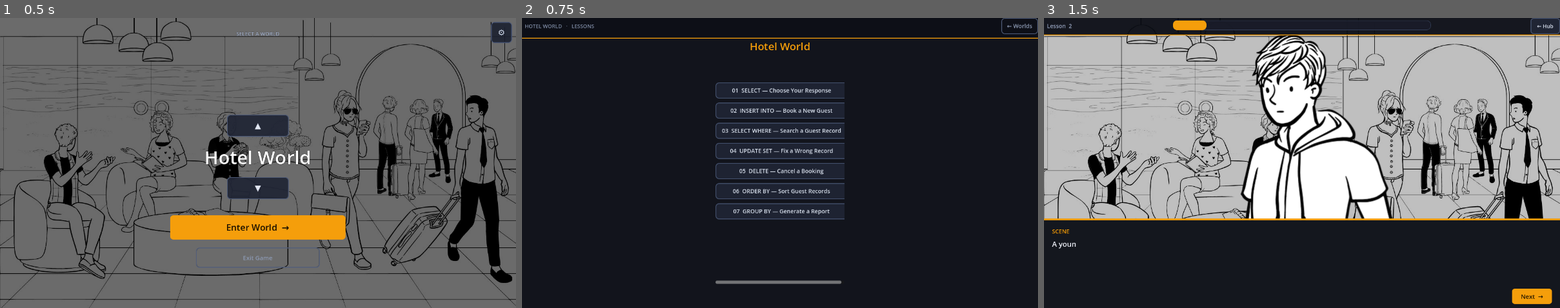
Above: before the commit, frames 1-3 (left to right).
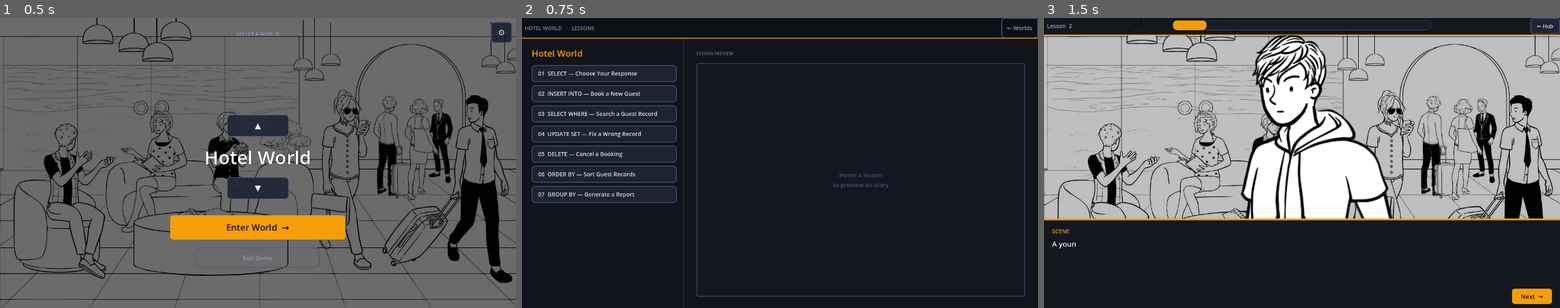
Above: after the commit, the same moments.

Repository: EricNathanCode/C.L.E.D
Game: Godot game, scene res://scene/Main.tscn
Same seed, same stepped clock (60 frames per second), same inputs: the game is played once before the commit and once after it.
Inputs:
- Up to frame 1 (0.5 s): no input
- Up to frame 2 (0.75 s): click "Enter World →" at 0.5 s
- Up to frame 3 (1.5 s): click "02 INSERT INTO — Book a New G…" at 1.25 s

Frame 1 is identical in both runs. In frame 2, 7.1% of the frame differs, in the area x 0-100%, y 2-100%; in frame 3, nothing differs.

Commit message:
Phase 23
Comic Panel Added on Level Section

Diff:
--- a/c.l.e.d/scene/DashboardScreen.tscn
+++ b/c.l.e.d/scene/DashboardScreen.tscn
@@ -11,7 +11,7 @@
 [node name="TopBar" type="HBoxContainer" parent="."]
 anchors_preset = 10
 anchor_right = 1.0
-offset_bottom = 40
+offset_bottom = 50
 
 [node name="ScreenLabel" type="Label" parent="TopBar"]
 text = "Dashboard"
@@ -20,27 +20,76 @@
 [node name="ChangeWorldButton" type="Button" parent="TopBar"]
 text = "Change World"
 
-[node name="WorldTitle" type="Label" parent="."]
+[node name="ContentRow" type="HBoxContainer" parent="."]
 layout_mode = 0
-anchor_left = 0.0
-anchor_top = 0.0
 anchor_right = 1.0
-anchor_bottom = 0.0
-offset_top = 45.0
-offset_bottom = 95.0
-horizontal_alignment = 1
-vertical_alignment = 1
+anchor_bottom = 1.0
+offset_top = 52.0
+theme_override_constants/separation = 0
+
+[node name="LeftPanel" type="VBoxContainer" parent="ContentRow"]
+custom_minimum_size = Vector2(400, 0)
+size_flags_horizontal = 0
+size_flags_vertical = 3
+theme_override_constants/separation = 10
+
+[node name="LeftPad" type="MarginContainer" parent="ContentRow/LeftPanel"]
+size_flags_horizontal = 3
+size_flags_vertical = 0
+theme_override_constants/margin_left = 24
+theme_override_constants/margin_right = 16
+theme_override_constants/margin_top = 20
+theme_override_constants/margin_bottom = 4
+
+[node name="WorldTitle" type="Label" parent="ContentRow/LeftPanel/LeftPad"]
+layout_mode = 2
 text = ""
 
-[node name="CenterContainer" type="CenterContainer" parent="."]
-anchors_preset = 15
-anchor_right = 1.0
-anchor_bottom = 1.0
-offset_top = 100
+[node name="ListPad" type="MarginContainer" parent="ContentRow/LeftPanel"]
+size_flags_horizontal = 3
+size_flags_vertical = 3
+theme_override_constants/margin_left = 24
+theme_override_constants/margin_right = 16
+theme_override_constants/margin_top = 0
+theme_override_constants/margin_bottom = 20
 
-[node name="ScrollContainer" type="ScrollContainer" parent="CenterContainer"]
-custom_minimum_size = Vector2(320, 500)
+[node name="ScrollContainer" type="ScrollContainer" parent="ContentRow/LeftPanel/ListPad"]
+size_flags_horizontal = 3
+size_flags_vertical = 3
 
-[node name="LessonList" type="VBoxContainer" parent="CenterContainer/ScrollContainer"]
+[node name="LessonList" type="VBoxContainer" parent="ContentRow/LeftPanel/ListPad/ScrollContainer"]
 size_flags_horizontal = 3
-theme_override_constants/separation = 10
+theme_override_constants/separation = 8
+
+[node name="Divider" type="ColorRect" parent="ContentRow"]
+custom_minimum_size = Vector2(1, 0)
+size_flags_vertical = 3
+color = Color(0.22, 0.26, 0.36, 1.0)
+
+[node name="RightPanel" type="VBoxContainer" parent="ContentRow"]
+size_flags_horizontal = 3
+size_flags_vertical = 3
+theme_override_constants/separation = 0
+
+[node name="RightPad" type="MarginContainer" parent="ContentRow/RightPanel"]
+size_flags_horizontal = 3
+size_flags_vertical = 3
+theme_override_constants/margin_left = 32
+theme_override_constants/margin_right = 32
+theme_override_constants/margin_top = 28
+theme_override_constants/margin_bottom = 28
+
+[node name="PreviewArea" type="VBoxContainer" parent="ContentRow/RightPanel/RightPad"]
+size_flags_horizontal = 3
+size_flags_vertical = 3
+theme_override_constants/separation = 16
+
+[node name="PreviewTitle" type="Label" parent="ContentRow/RightPanel/RightPad/PreviewArea"]
+layout_mode = 2
+horizontal_alignment = 0
+text = "LESSON PREVIEW"
+
+[node name="ComicStrip" type="VBoxContainer" parent="ContentRow/RightPanel/RightPad/PreviewArea"]
+size_flags_horizontal = 3
+size_flags_vertical = 3
+theme_override_constants/separation = 6
--- a/c.l.e.d/scripts/DashboardScreen.gd
+++ b/c.l.e.d/scripts/DashboardScreen.gd
@@ -1,5 +1,14 @@
 extends Control
 
+# ── Data script paths for comic-strip previews ────────────
+const _DATA_PATHS: Dictionary = {
+	"hotel":   "res://scripts/data/HotelData.gd",
+	"cafe":    "res://scripts/data/CafeData.gd",
+	"police":  "res://scripts/data/PoliceData.gd",
+	"library": "res://scripts/data/LibraryData.gd",
+}
+
+# ── Lesson metadata ───────────────────────────────────────
 const HOTEL_LESSONS  := [1, 2, 3, 4, 5, 6, 7]
 const CAFE_LESSONS   := ["C1", "C2", "C3", "C4", "C5", "C6", "C7"]
 const POLICE_LESSONS := ["P1", "P2", "P3", "P4", "P5", "P6", "P7"]
@@ -14,7 +23,6 @@
 	6: "ORDER BY — Sort Guest Records",
 	7: "GROUP BY — Generate a Report",
 }
-
 const CAFE_NAMES: Dictionary = {
 	"C1": "SELECT — Take the Order",
 	"C2": "INSERT INTO — Log a New Order",
@@ -24,7 +32,6 @@
 	"C6": "DELETE — Cancel an Order",
 	"C7": "ORDER BY — Sort the Menu Items",
 }
-
 const POLICE_NAMES: Dictionary = {
 	"P1": "SELECT — Handle a Citizen Report",
 	"P2": "INSERT INTO — Log a New Case",
@@ -34,7 +41,6 @@
 	"P6": "ORDER BY — Sort Cases by Priority",
 	"P7": "GROUP BY — Crime Category Report",
 }
-
 const LIBRARY_NAMES: Dictionary = {
 	"L1": "SELECT — Help a Visitor",
 	"L2": "INSERT INTO — Register a New Borrower",
@@ -44,7 +50,6 @@
 	"L6": "ORDER BY — Sort Books Alphabetically",
 	"L7": "GROUP BY — Books by Genre Report",
 }
-
 const WORLD_DISPLAY: Dictionary = {
 	"hotel":   "Hotel World",
 	"cafe":    "Cafe World",
@@ -52,63 +57,69 @@
 	"library": "Library",
 }
 
+# ── Node refs ─────────────────────────────────────────────
+@onready var _screen_lbl    := $TopBar/ScreenLabel
+@onready var _back_btn      := $TopBar/ChangeWorldButton
+@onready var _world_title   := $ContentRow/LeftPanel/LeftPad/WorldTitle
+@onready var _lesson_list   := $ContentRow/LeftPanel/ListPad/ScrollContainer/LessonList
+@onready var _preview_title := $ContentRow/RightPanel/RightPad/PreviewArea/PreviewTitle
+@onready var _comic_strip   := $ContentRow/RightPanel/RightPad/PreviewArea/ComicStrip
+
 func _ready() -> void:
 	# Full dark background
 	var bg := ColorRect.new()
-	bg.color = Color(0.07, 0.08, 0.11, 1.0)
+	bg.color        = Color(0.07, 0.08, 0.11, 1.0)
 	bg.anchor_right  = 1.0
 	bg.anchor_bottom = 1.0
 	bg.mouse_filter  = Control.MOUSE_FILTER_IGNORE
 	bg.z_index       = -10
 	add_child(bg)
 
-	# Top bar background strip
+	# Top bar bg strip
 	var tb_bg := ColorRect.new()
-	tb_bg.color        = Color(0.05, 0.06, 0.09, 1.0)
-	tb_bg.anchor_right = 1.0
+	tb_bg.color         = Color(0.05, 0.06, 0.09, 1.0)
+	tb_bg.anchor_right  = 1.0
 	tb_bg.offset_bottom = 50.0
-	tb_bg.mouse_filter = Control.MOUSE_FILTER_IGNORE
-	tb_bg.z_index      = -1
+	tb_bg.mouse_filter  = Control.MOUSE_FILTER_IGNORE
+	tb_bg.z_index       = -1
 	add_child(tb_bg)
 
-	# Top bar bottom accent line
+	# Top bar amber accent line
 	var tb_line := ColorRect.new()
-	tb_line.color        = Color("#F59E0B")
-	tb_line.anchor_right = 1.0
-	tb_line.offset_top   = 49.0
+	tb_line.color         = Color("#F59E0B")
+	tb_line.anchor_right  = 1.0
+	tb_line.offset_top    = 49.0
 	tb_line.offset_bottom = 51.0
-	tb_line.mouse_filter = Control.MOUSE_FILTER_IGNORE
-	tb_line.z_index      = -1
+	tb_line.mouse_filter  = Control.MOUSE_FILTER_IGNORE
+	tb_line.z_index       = -1
 	add_child(tb_line)
 
-	$TopBar/ChangeWorldButton.pressed.connect(_on_change_world)
-
-	# Style TopBar content
-	$TopBar/ScreenLabel.add_theme_font_size_override("font_size", 13)
-	$TopBar/ScreenLabel.add_theme_color_override("font_color", Color(0.50, 0.55, 0.65))
-
-	_style_btn($TopBar/ChangeWorldButton, "ghost", 14)
-	$TopBar/ChangeWorldButton.text = "← Worlds"
+	_back_btn.pressed.connect(_on_change_world)
+	_style_btn(_back_btn, "ghost", 14)
+	_back_btn.text = "← Worlds"
+
+	_screen_lbl.add_theme_font_size_override("font_size", 13)
+	_screen_lbl.add_theme_color_override("font_color", Color(0.50, 0.55, 0.65))
+
+	# Preview title styling
+	_preview_title.add_theme_font_size_override("font_size", 11)
+	_preview_title.add_theme_color_override("font_color", Color(0.40, 0.45, 0.58))
+	_preview_title.add_theme_constant_override("outline_size", 0)
+
 
 func _on_change_world() -> void:
 	get_tree().root.get_node("Main").show_screen("world_select")
 
 func build_lessons() -> void:
-	var list := $CenterContainer/ScrollContainer/LessonList
-
-	for child in list.get_children():
+	for child in _lesson_list.get_children():
 		child.queue_free()
 
-	# Update TopBar label with current world
 	var world_label: String = WORLD_DISPLAY.get(GameManager.world, GameManager.world.capitalize()).to_upper()
-	$TopBar/ScreenLabel.text = "  " + world_label + "   ·   LESSONS"
-
-	# World title — amber accent header
-	$WorldTitle.text = WORLD_DISPLAY.get(GameManager.world, GameManager.world.capitalize())
-	$WorldTitle.add_theme_font_size_override("font_size", 26)
-	$WorldTitle.add_theme_color_override("font_color", Color("#F59E0B"))
-	$WorldTitle.add_theme_constant_override("outline_size", 1)
-	$WorldTitle.add_theme_color_override("font_outline_color", Color(0, 0, 0, 0.6))
+	_screen_lbl.text = "  " + world_label + "   ·   LESSONS"
+
+	_world_title.text = WORLD_DISPLAY.get(GameManager.world, GameManager.world.capitalize())
+	_world_title.add_theme_font_size_override("font_size", 22)
+	_world_title.add_theme_color_override("font_color", Color("#F59E0B"))
 
 	var ids: Array
 	var names: Dictionary
@@ -126,15 +137,279 @@
 		btn.text = "%02d  " % num + names.get(id, "Lesson " + str(id))
 		btn.size_flags_horizontal = Control.SIZE_EXPAND_FILL
 		btn.text_overrun_behavior = TextServer.OVERRUN_NO_TRIMMING
+		btn.alignment = HORIZONTAL_ALIGNMENT_LEFT
 		var captured_id = id
 		btn.pressed.connect(func():
 			GameManager.lesson_id = captured_id
 			get_tree().root.get_node("Main").show_screen("game")
 		)
+		btn.mouse_entered.connect(func(): _show_preview(captured_id))
 		_style_btn(btn, "secondary", 14)
-		list.add_child(btn)
-
-# ── 3-variant button style ────────────────────────────
+		_lesson_list.add_child(btn)
+
+	# Show placeholder until hover
+	_reset_preview()
+
+# ── Comic panel preview ───────────────────────────────────
+func _reset_preview() -> void:
+	for child in _comic_strip.get_children():
+		child.queue_free()
+	# Placeholder panel — styled like a blank comic page
+	var wrap := PanelContainer.new()
+	wrap.size_flags_horizontal = Control.SIZE_EXPAND_FILL
+	wrap.size_flags_vertical   = Control.SIZE_EXPAND_FILL
+	var ws := StyleBoxFlat.new()
+	ws.bg_color = Color(0.08, 0.09, 0.13, 1.0)
+	ws.border_color = Color(0.22, 0.27, 0.38)
+	ws.set_border_width_all(2)
+	ws.set_corner_radius_all(4)
+	wrap.add_theme_stylebox_override("panel", ws)
+	var ph := Label.new()
+	ph.text = "Hover a lesson\nto preview its story"
+	ph.horizontal_alignment = HORIZONTAL_ALIGNMENT_CENTER
+	ph.vertical_alignment   = VERTICAL_ALIGNMENT_CENTER
+	ph.size_flags_horizontal = Control.SIZE_EXPAND_FILL
+	ph.size_flags_vertical   = Control.SIZE_EXPAND_FILL
+	ph.autowrap_mode = TextServer.AUTOWRAP_WORD_SMART
+	ph.add_theme_font_size_override("font_size", 15)
+	ph.add_theme_color_override("font_color", Color(0.28, 0.32, 0.44))
+	wrap.add_child(ph)
+	_comic_strip.add_child(wrap)
+
+func _get_lesson_steps(lesson_id) -> Array:
+	var path: String = _DATA_PATHS.get(GameManager.world, "")
+	if path.is_empty():
+		return []
+	var node = load(path).new()
+	var steps: Array = node.LESSONS.get(lesson_id, [])
+	node.free()
+	return steps
+
+func _collect_frames(lesson_id) -> Array:
+	var steps: Array = _get_lesson_steps(lesson_id)
+	var frames: Array = []
+
+	# Grab scene opener + up to 3 NPC lines, carrying npc sprite path
+	var got_scene := false
+	for step in steps:
+		if step.get("type", "") != "dialogue":
+			continue
+		var ch: String = step.get("char", "")
+		var npc_raw: String = step.get("npc", "")
+		if ch == "scene" and not got_scene:
+			frames.append({ "name": "SCENE", "text": step.get("text", ""), "is_scene": true,  "npc": npc_raw })
+			got_scene = true
+		elif ch != "you" and ch != "scene":
+			frames.append({ "name": step.get("name", ch.to_upper()), "text": step.get("text", ""), "is_scene": false, "npc": npc_raw })
+		if frames.size() >= 4:
+			break
+	return frames
+
+func _load_preview_texture(res_path: String) -> Texture2D:
+	if ResourceLoader.exists(res_path):
+		var tex := ResourceLoader.load(res_path) as Texture2D
+		if tex:
+			return tex
+	return null
+
+func _show_preview(lesson_id) -> void:
+	for child in _comic_strip.get_children():
+		child.queue_free()
+
+	var frames: Array = _collect_frames(lesson_id)
+	if frames.is_empty():
+		_reset_preview()
+		return
+
+	# ── Comic page outer wrapper ──────────────────────────
+	# Outer dark page background
+	var page := PanelContainer.new()
+	page.size_flags_horizontal = Control.SIZE_EXPAND_FILL
+	page.size_flags_vertical   = Control.SIZE_EXPAND_FILL
+	var page_s := StyleBoxFlat.new()
+	page_s.bg_color = Color(0.06, 0.07, 0.10, 1.0)
+	page_s.border_color = Color(0.30, 0.36, 0.50)
+	page_s.set_border_width_all(3)
+	page_s.set_corner_radius_all(6)
+	page_s.content_margin_left   = 8
+	page_s.content_margin_right  = 8
+	page_s.content_margin_top    = 8
+	page_s.content_margin_bottom = 8
+	page.add_theme_stylebox_override("panel", page_s)
+	_comic_strip.add_child(page)
+
+	var rows := VBoxContainer.new()
+	rows.size_flags_horizontal = Control.SIZE_EXPAND_FILL
+	rows.size_flags_vertical   = Control.SIZE_EXPAND_FILL
+	rows.add_theme_constant_override("separation", 6)
+	page.add_child(rows)
+
+	# ── Row layouts — classic comic book grid ─────────────
+	# We have up to 4 frames. Layout:
+	#   Row 1: [panel0 wide (2/3)] [panel1 narrow (1/3)]
+	#   Row 2: [panel2 narrow(1/3)] [panel3 wide (2/3)]
+	#   Row 3: [panel4 full-width]   (only if 5th frame exists)
+
+	var f := frames
+
+	if f.size() >= 2:
+		# Row 1: wide | narrow
+		var row1 := HBoxContainer.new()
+		row1.size_flags_horizontal = Control.SIZE_EXPAND_FILL
+		row1.size_flags_vertical   = Control.SIZE_EXPAND_FILL
+		row1.add_theme_constant_override("separation", 6)
+		rows.add_child(row1)
+		var p0 := _build_comic_panel(f[0], 2.0)
+		var p1 := _build_comic_panel(f[1], 1.0)
+		row1.add_child(p0)
+		row1.add_child(p1)
+
+	if f.size() >= 4:
+		# Row 2: narrow | wide
+		var row2 := HBoxContainer.new()
+		row2.size_flags_horizontal = Control.SIZE_EXPAND_FILL
+		row2.size_flags_vertical   = Control.SIZE_EXPAND_FILL
+		row2.add_theme_constant_override("separation", 6)
+		rows.add_child(row2)
+		var p2 := _build_comic_panel(f[2], 1.0)
+		var p3 := _build_comic_panel(f[3], 2.0)
+		row2.add_child(p2)
+		row2.add_child(p3)
+	elif f.size() == 3:
+		# Row 2: full-width single panel
+		rows.add_child(_build_comic_panel(f[2], 1.0, true))
+	elif f.size() == 1:
+		# Only 1 frame — single wide panel
+		rows.add_child(_build_comic_panel(f[0], 1.0, true))
+
+	# ── CTA strip at bottom ───────────────────────────────
+	var cta := Label.new()
+	cta.text = "Click to start  ▶"
+	cta.horizontal_alignment = HORIZONTAL_ALIGNMENT_RIGHT
+	cta.add_theme_font_size_override("font_size", 11)
+	cta.add_theme_color_override("font_color", Color("#F59E0B"))
+	_comic_strip.add_child(cta)
+
+func _build_comic_panel(frame: Dictionary, stretch: float, full_width: bool = false) -> Control:
+	var is_scene: bool  = frame.get("is_scene", false)
+	var npc_raw: String = frame.get("npc", "")          # e.g. "adult_6/talk"
+	var world: String   = GameManager.world
+
+	# ── Outer border panel ────────────────────────────────
+	var outer := PanelContainer.new()
+	outer.size_flags_horizontal = Control.SIZE_EXPAND_FILL
+	outer.size_flags_vertical   = Control.SIZE_EXPAND_FILL
+	if not full_width:
+		outer.size_flags_stretch_ratio = stretch
+	var ps := StyleBoxFlat.new()
+	ps.bg_color     = Color(0.04, 0.04, 0.06, 1.0)
+	ps.border_color = Color(0.82, 0.86, 0.94)
+	ps.set_border_width_all(3)
+	ps.set_corner_radius_all(0)
+	ps.content_margin_left = 0; ps.content_margin_right  = 0
+	ps.content_margin_top  = 0; ps.content_margin_bottom = 0
+	outer.add_theme_stylebox_override("panel", ps)
+
+	var vbox := VBoxContainer.new()
+	vbox.size_flags_horizontal = Control.SIZE_EXPAND_FILL
+	vbox.size_flags_vertical   = Control.SIZE_EXPAND_FILL
+	vbox.add_theme_constant_override("separation", 0)
+	outer.add_child(vbox)
+
+	# ── Image area (background + NPC layered) ─────────────
+	var img_area := Control.new()
+	img_area.size_flags_horizontal = Control.SIZE_EXPAND_FILL
+	img_area.size_flags_vertical   = Control.SIZE_EXPAND_FILL
+	img_area.clip_contents         = true
+	vbox.add_child(img_area)
+
+	# Background
+	var bg_tex := TextureRect.new()
+	bg_tex.anchor_right  = 1.0
+	bg_tex.anchor_bottom = 1.0
+	bg_tex.expand_mode   = TextureRect.EXPAND_IGNORE_SIZE
+	bg_tex.stretch_mode  = TextureRect.STRETCH_KEEP_ASPECT_COVERED
+	var bg_path := "res://images/backgrounds/BG_" + world + ".png"
+	var bg_t := _load_preview_texture(bg_path)
+	if bg_t:
+		bg_tex.texture = bg_t
+	img_area.add_child(bg_tex)
+
+	# Dark overlay so NPC pops
+	var overlay := ColorRect.new()
+	overlay.anchor_right  = 1.0
+	overlay.anchor_bottom = 1.0
+	overlay.color         = Color(0.0, 0.0, 0.0, 0.30)
+	overlay.mouse_filter  = Control.MOUSE_FILTER_IGNORE
+	img_area.add_child(overlay)
+
+	# NPC sprite — fills width, extends below panel so only upper half is visible (close-up crop)
+	if npc_raw != "":
+		var npc_tex := TextureRect.new()
+		# TextureRect spans 1.6× the panel height starting from top.
+		# CENTERED keeps aspect ratio and auto-pads — character scales to fit the width,
+		# extends below the panel boundary, clip_contents cuts the lower half so we see
+		# the upper body (head → waist) naturally without aggressive zoom.
+		npc_tex.anchor_left   = 0.05
+		npc_tex.anchor_right  = 0.95
+		npc_tex.anchor_top    = 0.0
+		npc_tex.anchor_bottom = 1.6
+		npc_tex.expand_mode   = TextureRect.EXPAND_IGNORE_SIZE
+		npc_tex.stretch_mode  = TextureRect.STRETCH_KEEP_ASPECT_CENTERED
+		var parts := npc_raw.split("/")
+		var npc_path: String
+		if parts.size() >= 3:
+			npc_path = "res://images/characters/" + npc_raw + ".png"
+		else:
+			npc_path = "res://images/characters/NPC_adults/" + npc_raw + ".png"
+		var npc_t := _load_preview_texture(npc_path)
+		if npc_t:
+			npc_tex.texture = npc_t
+		img_area.add_child(npc_tex)
+
+	# ── Caption strip (dark bar at bottom) ────────────────
+	var cap_panel := PanelContainer.new()
+	cap_panel.size_flags_horizontal = Control.SIZE_EXPAND_FILL
+	cap_panel.custom_minimum_size   = Vector2(0, 52)
+	var cap_s := StyleBoxFlat.new()
+	cap_s.bg_color             = Color(0.05, 0.06, 0.09, 0.95)
+	cap_s.border_color         = Color(0.82, 0.86, 0.94)
+	cap_s.border_width_top     = 2
+	cap_s.content_margin_left  = 10
+	cap_s.content_margin_right = 10
+	cap_s.content_margin_top   = 5
+	cap_s.content_margin_bottom= 5
+	cap_panel.add_theme_stylebox_override("panel", cap_s)
+	vbox.add_child(cap_panel)
+
+	var cap_vbox := VBoxContainer.new()
+	cap_vbox.add_theme_constant_override("separation", 2)
+	cap_panel.add_child(cap_vbox)
+
+	# Character name
+	var name_lbl := Label.new()
+	name_lbl.text = frame["name"]
+	name_lbl.add_theme_font_size_override("font_size", 10)
+	name_lbl.add_theme_color_override("font_color", Color("#F59E0B"))
+	cap_vbox.add_child(name_lbl)
+
+	# Dialogue text
+	var dial_lbl := Label.new()
+	var raw: String  = frame["text"]
+	var max_ch: int  = 85 if (stretch >= 2.0 or full_width) else 52
+	var trunc: String = raw.substr(0, max_ch) + ("..." if raw.length() > max_ch else "")
+	if not is_scene:
+		trunc = "\"" + trunc + "\""
+	dial_lbl.text              = trunc
+	dial_lbl.autowrap_mode     = TextServer.AUTOWRAP_WORD_SMART
+	dial_lbl.size_flags_horizontal = Control.SIZE_EXPAND_FILL
+	dial_lbl.add_theme_font_size_override("font_size", 11)
+	dial_lbl.add_theme_color_override("font_color", Color(0.90, 0.92, 0.97))
+	cap_vbox.add_child(dial_lbl)
+
+	return outer
+
+# ── 3-variant button style ────────────────────────────────
 func _style_btn(btn: Button, variant: String = "primary", font_size: int = 16) -> void:
 	btn.add_theme_font_size_override("font_size", font_size)
 	var s := StyleBoxFlat.new()
@@ -154,7 +429,7 @@
 			s.border_color = Color(0.26, 0.31, 0.42)
 			s.set_border_width_all(2)
 			s.content_margin_left   = 16; s.content_margin_right  = 16
-			s.content_margin_top    = 10; s.content_margin_bottom = 10
+			s.content_margin_top    = 11; s.content_margin_bottom = 11
 		"ghost":
 			btn.add_theme_color_override("font_color", Color(0.55, 0.60, 0.70))
 			s.bg_color     = Color(0, 0, 0, 0)
